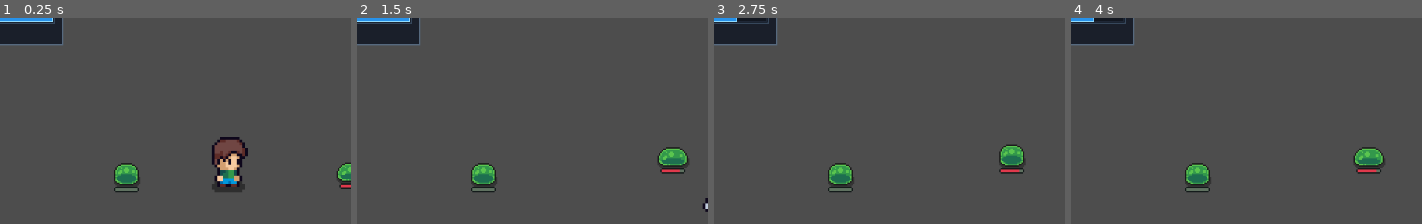
Above: before the commit, frames 1-4 (left to right).
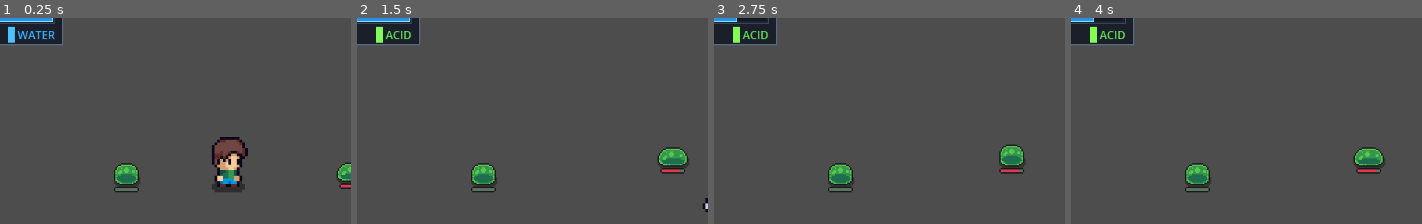
Above: after the commit, the same moments.

Repository: gawlowski-mateusz/Plants-Rescue
Game: Godot game, scene res://scenes/main.tscn
Same seed, same stepped clock (60 frames per second), same inputs: the game is played once before the commit and once after it.
Inputs (mouse positions are % of the whole screen's width and height, from its top left):
- Up to frame 1 (0.25 s): no input
- Up to frame 2 (1.5 s): move the mouse to (82, 49) at 0.52 s; hold D (right) 0.53-1.28 s; tap X (toggle_shot_mode) at 0.6 s; move the mouse to (34, 60) at 1.27 s; hold S (down) from 1.28 s (still down); click (34, 60) at 1.35 s
- Up to frame 3 (2.75 s): tap X (toggle_shot_mode) at 1.55, 2.3 s; move the mouse to (68, 31) at 2.02 s; release S (down) at 2.03 s; hold D (right) from 2.03 s (still down); hold Right mouse button (shoot) from 2.03 s (still down)
- Up to frame 4 (4 s): move the mouse to (51, 76) at 2.77 s; release D (right) at 2.78 s; release Right mouse button (shoot) at 2.78 s; hold W (up) 2.78-3.53 s; tap X (toggle_shot_mode) at 2.85, 3.8 s; move the mouse to (91, 71) at 3.52 s; hold A (left) from 3.53 s (still down); tap Middle mouse button (toggle_target_lock) at 3.6 s
The pictures show only the part of the screen within x 16-66%, y 11-61%; the shares and areas given below are measured in that part.

The runs differ from the first frame. In frame 1, 0.4% of the frame differs, in the area x 2-16%, y 3-13%; in frame 2, 0.3%; in frame 3, 0.3%; in frame 4, 0.3%.

Commit message:
feat(ui): add pixel-style annotation about currently using shooting mode - acid / water

Diff:
--- a/game/scenes/main.tscn
+++ b/game/scenes/main.tscn
@@ -22,3 +22,4 @@
 [node name="WaterTankUI" parent="UI" instance=ExtResource("3_0j6x0")]
 
 [connection signal="water_capacity_changed" from="Player" to="UI/WaterTankUI" method="_on_player_water_capacity_changed"]
+[connection signal="shot_mode_changed" from="Player" to="UI/WaterTankUI" method="_on_player_shot_mode_changed"]
--- a/game/scenes/water_tank_ui.tscn
+++ b/game/scenes/water_tank_ui.tscn
@@ -90,7 +90,21 @@
 theme_override_styles/background = SubResource("StyleBoxFlat_md75p")
 theme_override_styles/fill = SubResource("StyleBoxFlat_cj7t4")
 
-[node name="Value" type="Label" parent="Panel/MarginContainer/VBoxContainer"]
+[node name="StatusRow" type="HBoxContainer" parent="Panel/MarginContainer/VBoxContainer"]
+layout_mode = 2
+
+[node name="Value" type="Label" parent="Panel/MarginContainer/VBoxContainer/StatusRow"]
+layout_mode = 2
+size_flags_horizontal = 3
+theme_override_colors/font_color = Color(0.752941, 0.92549, 1, 1)
+text = "100 / 100"
+
+[node name="ModeIcon" type="ColorRect" parent="Panel/MarginContainer/VBoxContainer/StatusRow"]
+custom_minimum_size = Vector2(10, 10)
+layout_mode = 2
+color = Color(0.305882, 0.756863, 1, 1)
+
+[node name="ModeLabel" type="Label" parent="Panel/MarginContainer/VBoxContainer/StatusRow"]
 layout_mode = 2
 theme_override_colors/font_color = Color(0.752941, 0.92549, 1, 1)
-text = "100 / 100"
+text = "WATER"
--- a/game/scripts/player.gd
+++ b/game/scripts/player.gd
@@ -11,6 +11,7 @@
 enum ShotMode { WATER, ACID }
 
 signal water_capacity_changed(current: int, max_capacity: int)
+signal shot_mode_changed(mode: int)
 
 
 var last_direction: Vector2 = Vector2.RIGHT
@@ -32,11 +33,12 @@
 func _ready() -> void:
 	# Initialise hitbox offset
 	hitbox_offset = hitbox.position
-	call_deferred("emit_initial_water_capacity")
-
-
-func emit_initial_water_capacity() -> void:
+	call_deferred("emit_initial_ui_state")
+
+
+func emit_initial_ui_state() -> void:
 	water_capacity_changed.emit(current_water_capacity, MAX_WATER_CAPACITY)
+	shot_mode_changed.emit(int(shot_mode))
 
 
 func _physics_process(_delta: float) -> void:
@@ -116,6 +118,8 @@
 		shot_mode = ShotMode.ACID
 	else:
 		shot_mode = ShotMode.WATER
+
+	shot_mode_changed.emit(int(shot_mode))
 
 
 func try_shoot() -> void:
--- a/game/scripts/water_tank_ui.gd
+++ b/game/scripts/water_tank_ui.gd
@@ -1,12 +1,22 @@
 extends Control
 
 
-@onready var value_label: Label = $Panel/MarginContainer/VBoxContainer/Value
+const MODE_WATER := 0
+const MODE_ACID := 1
+
+const WATER_ICON_COLOR := Color(0.305882, 0.756863, 1.0, 1.0)
+const ACID_ICON_COLOR := Color(0.513725, 0.980392, 0.337255, 1.0)
+
+@onready var value_label: Label = $Panel/MarginContainer/VBoxContainer/StatusRow/Value
+@onready var mode_icon: ColorRect = $Panel/MarginContainer/VBoxContainer/StatusRow/ModeIcon
+@onready var mode_label: Label = $Panel/MarginContainer/VBoxContainer/StatusRow/ModeLabel
 @onready var water_bar: ProgressBar = $Panel/MarginContainer/VBoxContainer/BarFrame/WaterBar
 
 var pending_current: int = 100
 var pending_max_capacity: int = 100
 var has_pending_update: bool = false
+var pending_shot_mode: int = MODE_WATER
+var has_pending_mode_update: bool = false
 
 
 func _ready() -> void:
@@ -17,6 +27,12 @@
 		has_pending_update = false
 	else:
 		_apply_water_amount(100, 100)
+
+	if has_pending_mode_update:
+		_apply_shot_mode(pending_shot_mode)
+		has_pending_mode_update = false
+	else:
+		_apply_shot_mode(MODE_WATER)
 
 
 func _configure_bar(bar: ProgressBar) -> void:
@@ -47,5 +63,30 @@
 	value_label.text = "%d / %d" % [clamped_current, max_capacity]
 
 
+func set_shot_mode(mode: int) -> void:
+	if not is_node_ready() or mode_icon == null or mode_label == null:
+		pending_shot_mode = mode
+		has_pending_mode_update = true
+		return
+
+	_apply_shot_mode(mode)
+
+
+func _apply_shot_mode(mode: int) -> void:
+	if mode == MODE_ACID:
+		mode_icon.color = ACID_ICON_COLOR
+		mode_label.text = "ACID"
+		mode_label.modulate = ACID_ICON_COLOR
+		return
+
+	mode_icon.color = WATER_ICON_COLOR
+	mode_label.text = "WATER"
+	mode_label.modulate = WATER_ICON_COLOR
+
+
 func _on_player_water_capacity_changed(current: int, max_capacity: int) -> void:
 	set_water_amount(current, max_capacity)
+
+
+func _on_player_shot_mode_changed(mode: int) -> void:
+	set_shot_mode(mode)
